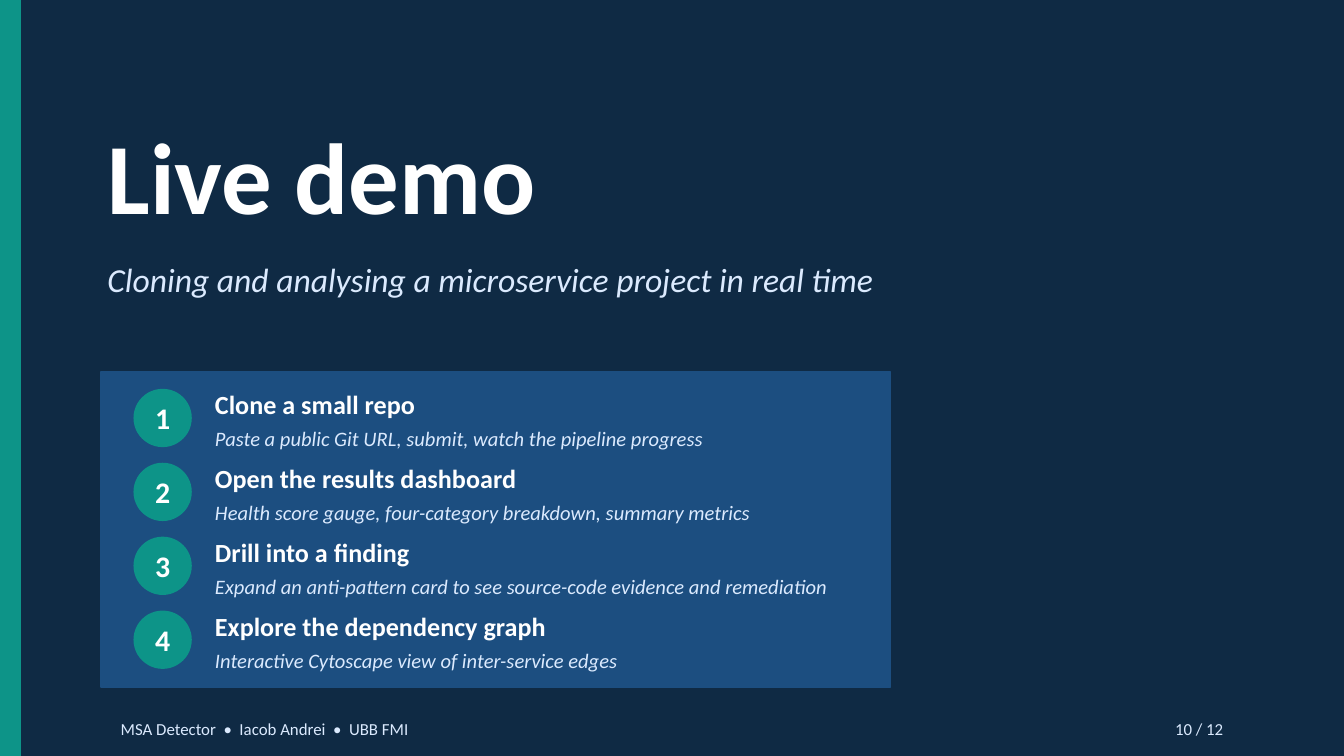
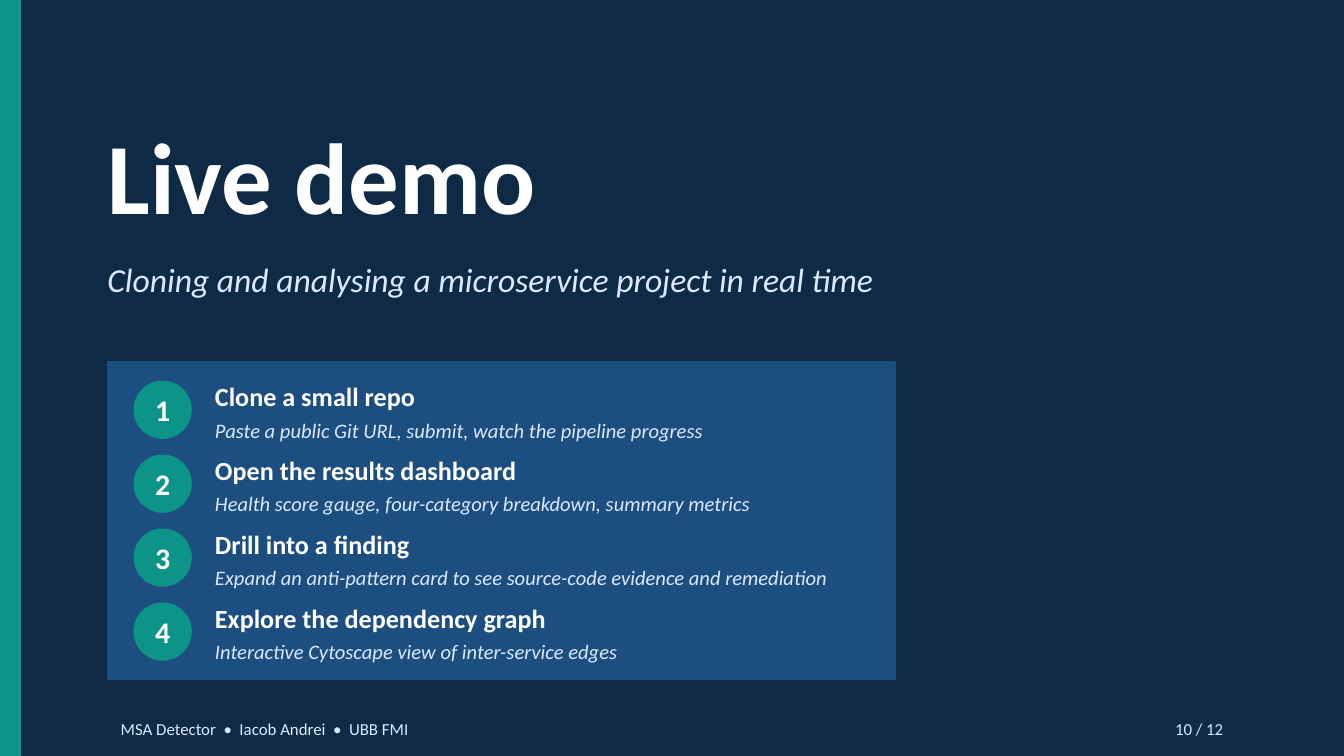
Before and after one commit to andrei45635/dissertation_backend, a slide deck: slide 10 of thesis/presentation/MSA_Detector_Defense.pptx. Drawn at 1344x756 pixels with LibreOffice and Linux fonts; fonts in the diff are those of the drawing. Boxes give left, top, right and bottom in pixels: in the first picture for what was removed or moved away, otherwise in the second. Text is boxed around its words. In the diff, an @@ line names an element or a change of style, - is before the commit and + after.

```diff
--- a/thesis/presentation/MSA_Detector_Defense.pptx
+++ b/thesis/presentation/MSA_Detector_Defense.pptx
@@ rectangle: place and size @@
-rectangle at (101, 372, 891, 688)
+rectangle at (108, 362, 895, 679)
@@ 12 texts, 4 ellipses: place and size @@
-12 texts, 4 ellipses at (134, 390, 826, 672)
+12 texts, 4 ellipses at (134, 382, 826, 663)
```
Also in this commit, not shown: 4 other slides changed, 35 other files.
